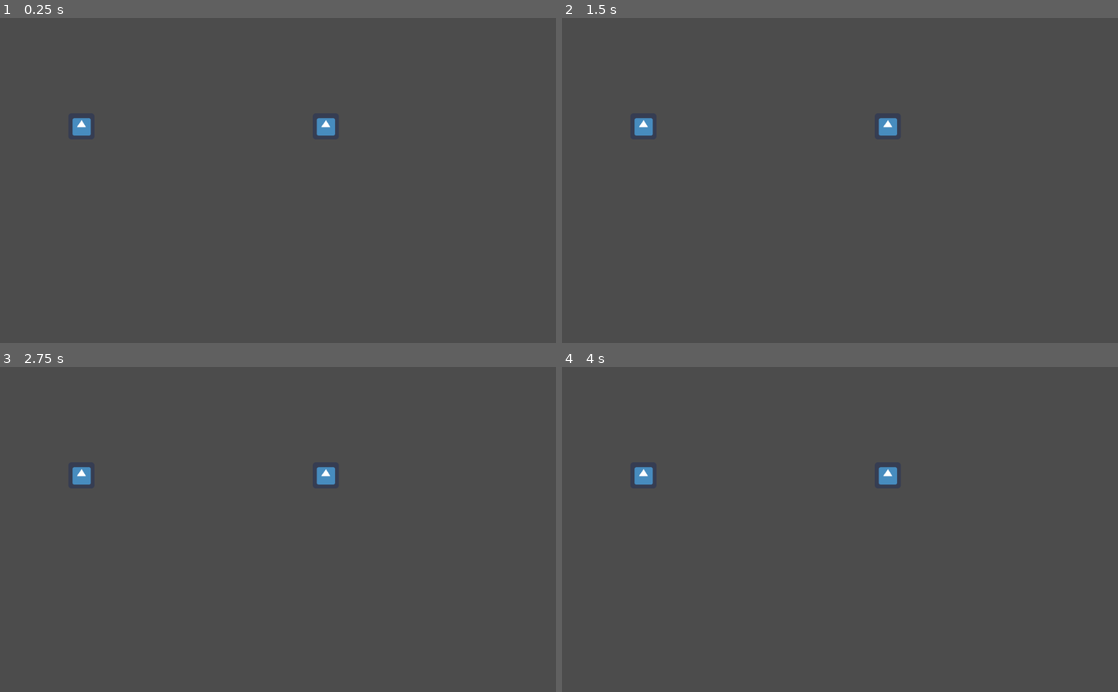
Above: before the commit, frames 1-4 (two rows, left to right).
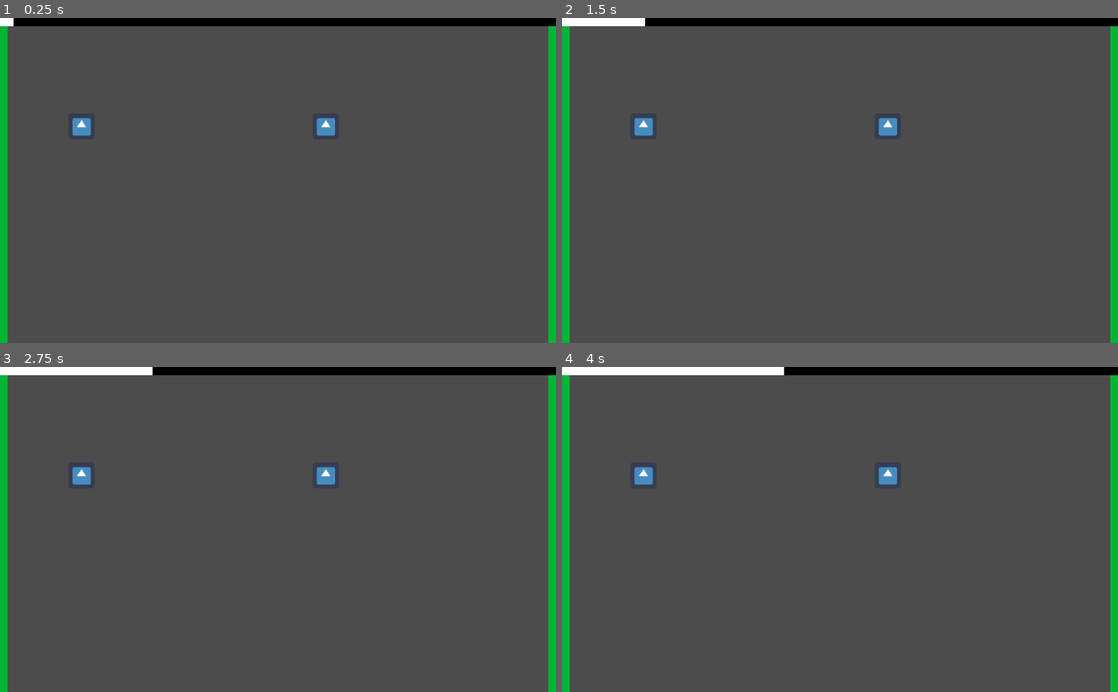
Above: after the commit, the same moments.

Repository: SamBumgardner/power-up-ld-51
Game: Godot game, scene res://scenes/Gameplay.tscn
Same seed, same stepped clock (60 frames per second), same inputs: the game is played once before the commit and once after it. The engine's default icon, where the game draws it, is replaced by a stand-in: a white triangle on a blue panel in a dark square.
Inputs:
- Up to frame 1 (0.25 s): no input
- Up to frame 2 (1.5 s): no input
- Up to frame 3 (2.75 s): no input
- Up to frame 4 (4 s): no input

The runs differ from the first frame. In frame 1, 5.2% of the frame differs, in the area x 0-100%, y 0-100%; in frame 2, 5.2%; in frame 3, 5.2%; in frame 4, 5.2%.

Commit message:
add health bars and upgrade timer bar.

Diff:
--- a/ProjectilePool.gd
+++ b/ProjectilePool.gd
@@ -2,14 +2,16 @@
 
 class_name ProjectilePool
 
-var parent_node
+var parent_node:Node
+var projectile_node:Node
 var projectiles
 
-func init(parent):
+func init(parent:Node):
 	parent_node = parent
+	projectile_node = parent_node.find_node("Projectiles")
 	projectiles = preload("res://scenes/Bullet.tscn")
 
 func _on_fired_projectile(position, velocity, collision_mask, sprite_frame):
 	var projectile = projectiles.instance()
 	projectile.init(position, velocity, collision_mask, sprite_frame)
-	parent_node.add_child(projectile)
+	parent_node.add_child_below_node(projectile_node, projectile)
--- a/scenes/Gameplay.tscn
+++ b/scenes/Gameplay.tscn
@@ -1,7 +1,15 @@
-[gd_scene load_steps=3 format=2]
+[gd_scene load_steps=7 format=2]
 
 [ext_resource path="res://scenes/Player.tscn" type="PackedScene" id=1]
+[ext_resource path="res://scenes/UpgradeProgress.gd" type="Script" id=2]
 [ext_resource path="res://scenes/Gameplay.gd" type="Script" id=3]
+[ext_resource path="res://scenes/PlayerHealthBar.tscn" type="PackedScene" id=4]
+
+[sub_resource type="StyleBoxFlat" id=1]
+bg_color = Color( 1, 1, 1, 1 )
+
+[sub_resource type="StyleBoxFlat" id=2]
+bg_color = Color( 0, 0, 0, 1 )
 
 [node name="Gameplay" type="Node"]
 script = ExtResource( 3 )
@@ -15,3 +23,32 @@
 collision_layer = 2
 player_number = 2
 target_player_path = NodePath("../Player1")
+
+[node name="Projectiles" type="Node" parent="."]
+
+[node name="UpgradeProgress" type="ProgressBar" parent="."]
+margin_right = 1024.0
+margin_bottom = 15.0
+grow_horizontal = 2
+size_flags_horizontal = 0
+custom_styles/fg = SubResource( 1 )
+custom_styles/bg = SubResource( 2 )
+percent_visible = false
+script = ExtResource( 2 )
+
+[node name="UpgradeTimer" type="Timer" parent="UpgradeProgress"]
+wait_time = 10.0
+autostart = true
+
+[node name="HealthBarP1" parent="." instance=ExtResource( 4 )]
+margin_top = 15.0
+margin_bottom = 0.0
+player_path = NodePath("../Player1")
+
+[node name="HealthBarP2" parent="." instance=ExtResource( 4 )]
+margin_left = 1024.0
+margin_top = 600.0
+margin_right = 14.0
+margin_bottom = 585.0
+rect_rotation = 180.0
+player_path = NodePath("../Player2")
--- a/scenes/Player.gd
+++ b/scenes/Player.gd
@@ -8,7 +8,8 @@
 export var PROJECTILE_SPEED = 500
 export var PROJECTILE_SPRITE_INDEX = 32
 export var speed = 200
-export var health = 10
+export var max_health = 10
+var health = max_health
 export var player_number = 1
 export(NodePath) var target_player_path
 
@@ -92,8 +93,8 @@
 		velocity.y -= 1
 
 	position += velocity * speed * delta;
-	position.x = clamp(position.x, radius, max_x)
-	position.y = clamp(position.y, radius, max_y)
+	position.x = clamp(position.x, radius + 14, max_x - 14)
+	position.y = clamp(position.y, radius + 15, max_y)
 
 ########
 # HURT #
--- /dev/null
+++ b/scenes/PlayerHealthBar.gd
@@ -0,0 +1,7 @@
+extends ProgressBar
+
+export(NodePath) var player_path
+onready var player:Player = get_node(player_path) as Player
+
+func _process(_delta):
+	value = player.health
--- /dev/null
+++ b/scenes/PlayerHealthBar.tscn
@@ -0,0 +1,21 @@
+[gd_scene load_steps=4 format=2]
+
+[ext_resource path="res://scenes/PlayerHealthBar.gd" type="Script" id=1]
+
+[sub_resource type="StyleBoxFlat" id=1]
+bg_color = Color( 0, 0.705882, 0.211765, 1 )
+
+[sub_resource type="StyleBoxFlat" id=2]
+bg_color = Color( 0, 0, 0, 1 )
+
+[node name="HealthBar" type="ProgressBar"]
+anchor_right = 1.0
+anchor_bottom = 1.0
+margin_right = -1010.0
+margin_bottom = -15.0
+custom_styles/fg = SubResource( 1 )
+custom_styles/bg = SubResource( 2 )
+max_value = 10.0
+step = 1.0
+percent_visible = false
+script = ExtResource( 1 )
--- /dev/null
+++ b/scenes/UpgradeProgress.gd
@@ -0,0 +1,6 @@
+extends ProgressBar
+
+onready var timer = $UpgradeTimer as Timer
+
+func _process(_delta):
+	value = (timer.wait_time - timer.time_left) / timer.wait_time * 100
